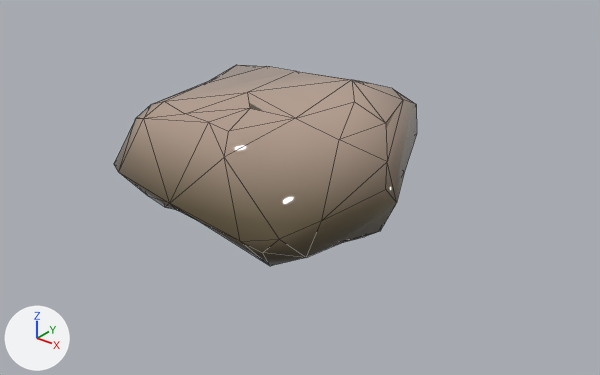
An edit to the FBX model Assets/fbxStorage/Locations/NewProps/Flora/Stone4.fbx, drawn before and after from the same camera.
One viewpoint serves both versions: a camera (50 mm lens) standing at (3.88, -4.5, 2.83) and looking at (0.21, 0.09, -0.01). Lighting does not change. The marker at lower left points along +X, +Y and +Z. Mesh edges are drawn as thin lines.

Before the edit, the objects in view are built like this:
```python
me_cube_001 = bpy.data.meshes.new('Cube.001')
me_cube_001.from_pydata(...)  # 87 vertices, 151 faces; spans x -1.01..1.19, y -1.1..1.0, z -0.36..0.9
me_cube_001.materials.append(mat_stones1_mat)  # picture img_stones1_tex_png
ob_stone4_001 = bpy.data.objects.new('Stone4.001', me_cube_001)
ob_stone4_001.location = (0.0, 0.0, 0.0)
```
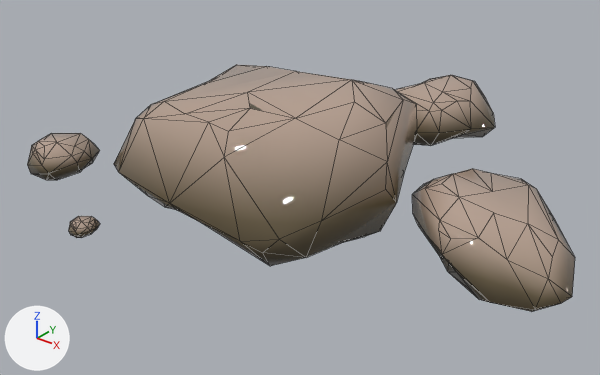
Location of each change, (x1, y1, x2, y2) in pixels of the pictures (600 x 375 px):
'Stone4.001', reshaped (81% wider, 23% taller)
    before: (114, 65, 417, 266)
    after: (27, 65, 575, 312)
part 1 of me_cube_001, added (beige)
    after: (412, 169, 575, 312)
part 2 of me_cube_001, added (beige)
    after: (395, 75, 495, 145)
part 3 of me_cube_001, added (brown)
    after: (27, 133, 100, 180)
part 4 of me_cube_001, added (brown)
    after: (69, 216, 100, 238)

Edits to the bpy script that builds the scene:
```text
Change me_cube_001:
    used by ob_stone4_001; location = (0.0, 0.0, 0.0)
    remove me_cube_001.from_pydata(...)  # 87 vertices, 151 faces; spans x -1.01..1.19, y -1.1..1.0, z -0.36..0.9
    add me_cube_001.from_pydata(...)  # 272 vertices, 459 faces; spans x -1.83..2.53, y -1.53..2.29, z -0.36..0.9
    me_cube_001 part 1: a new loose piece of 59 vertices spanning x 1.02..2.53, y -0.44..0.91, z -0.18..0.37, in mat_stones1_mat (picture img_stones1_tex_png)
    me_cube_001 part 2: a new loose piece of 50 vertices spanning x -0.07..0.93, y 1.31..2.29, z -0.12..0.43, in mat_stones1_mat (picture img_stones1_tex_png)
    me_cube_001 part 3: a new loose piece of 38 vertices spanning x -1.83..-1.26, y -1.09..-0.53, z -0.06..0.25, in mat_stones1_mat (picture img_stones1_tex_png)
    me_cube_001 part 4: a new loose piece of 38 vertices spanning x -0.63..-0.41, y -1.53..-1.32, z -0.02..0.1, in mat_stones1_mat (picture img_stones1_tex_png)
```
